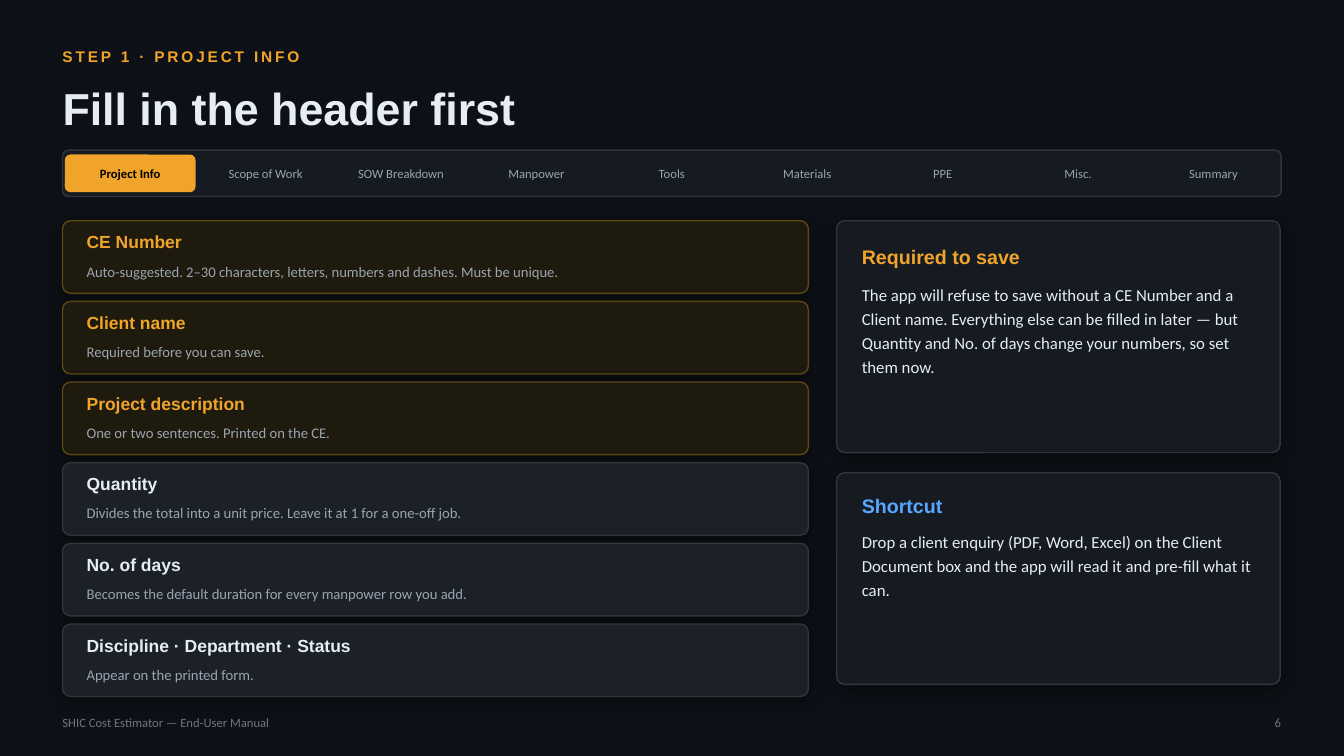
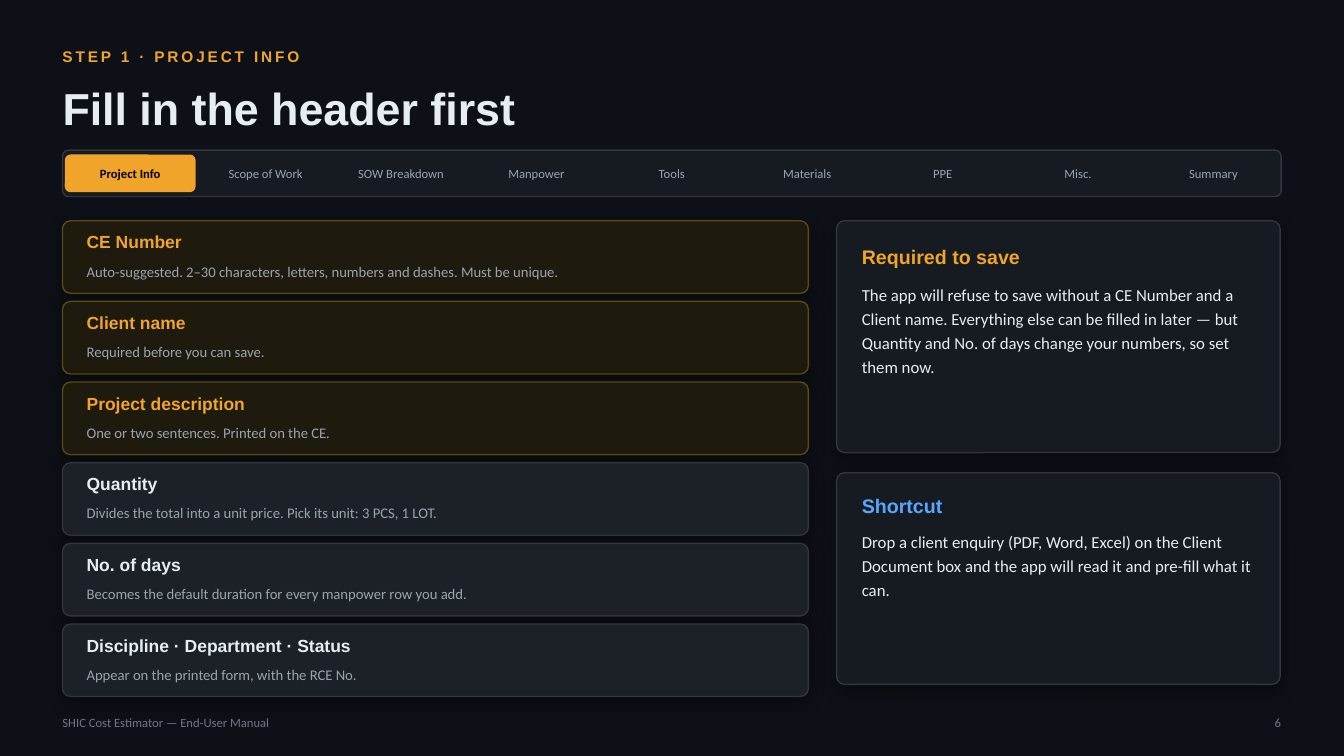
Before and after one commit to SYNERCORE/CostEstimation, a slide deck: slide 6 of docs/SHIC-Cost-Estimator-User-Manual.pptx. Drawn at 1344x756 pixels with LibreOffice and Linux fonts; fonts in the diff are those of the drawing. Boxes give left, top, right and bottom in pixels: in the first picture for what was removed or moved away, otherwise in the second. Text is boxed around its words. In the diff, an @@ line names an element or a change of style, - is before the commit and + after.

```diff
--- a/docs/SHIC-Cost-Estimator-User-Manual.pptx
+++ b/docs/SHIC-Cost-Estimator-User-Manual.pptx
@@ text at (87,508,436,520): text changed @@
-Divides the total into a unit price. Leave it at 1 for a one-off job.
+Divides the total into a unit price. Pick its unit: 3 PCS, 1 LOT.
@@ text at (87,670,357,683): text changed @@
-Appear on the printed form.
+Appear on the printed form, with the RCE No.
```
Also in this commit, not shown: 4 other slides changed.
